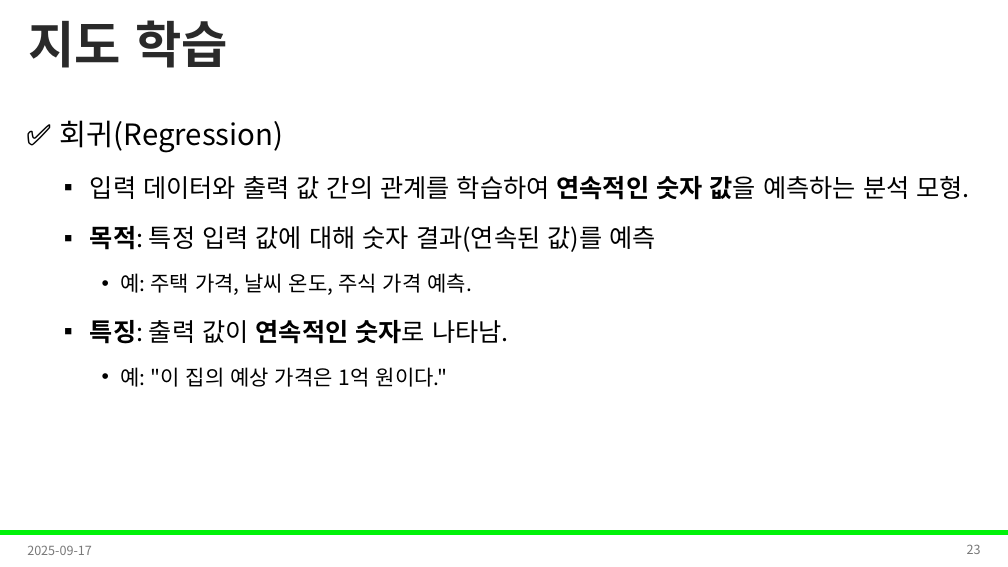
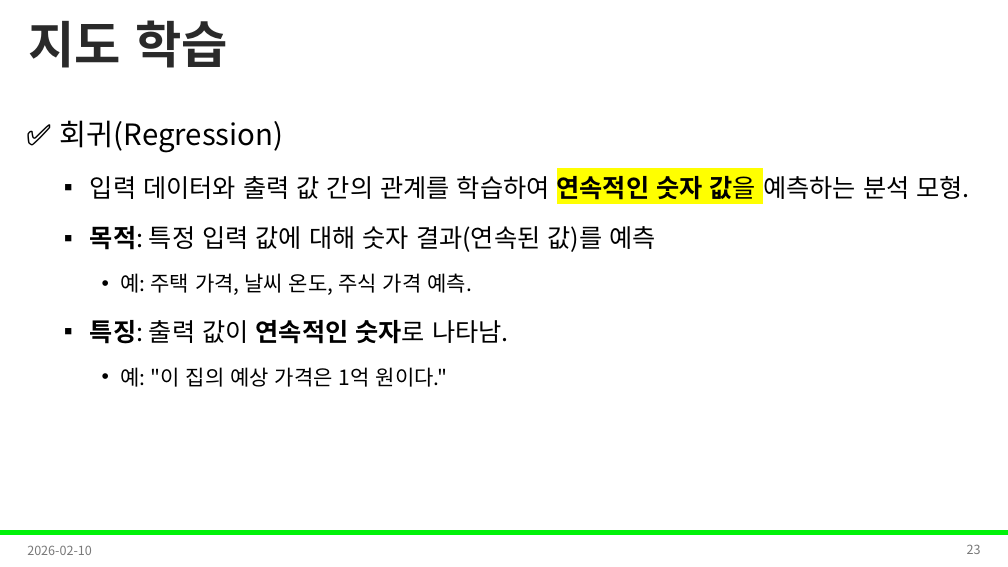
Before and after one commit to Leader-Lesson/KDT_RE_5th, a slide deck: slide 23 of material/5_AI/08_머신러닝 기초.pptx. Drawn at 1008x567 pixels with LibreOffice and Linux fonts; fonts in the diff are those of the drawing; background and template pictures are left out. Boxes give left, top, right and bottom in pixels: in the first picture for what was removed or moved away, otherwise in the second. Text is boxed around its words. In the diff, an @@ line names an element or a change of style, - is before the commit and + after.

```diff
--- a/material/5_AI/08_머신러닝 기초.pptx
+++ b/material/5_AI/08_머신러닝 기초.pptx
@@ text at (x1=90, y1=176, x2=969, y2=200): highlight none to #FFFF00 in "연속적인 숫자 값을" @@
@@ text at (x1=27, y1=545, x2=92, y2=555): text changed @@
-2025-09-17
+2026-02-10
```
Also in this commit, not shown: 38 other slides changed, 2 slides added, 5 other files.
